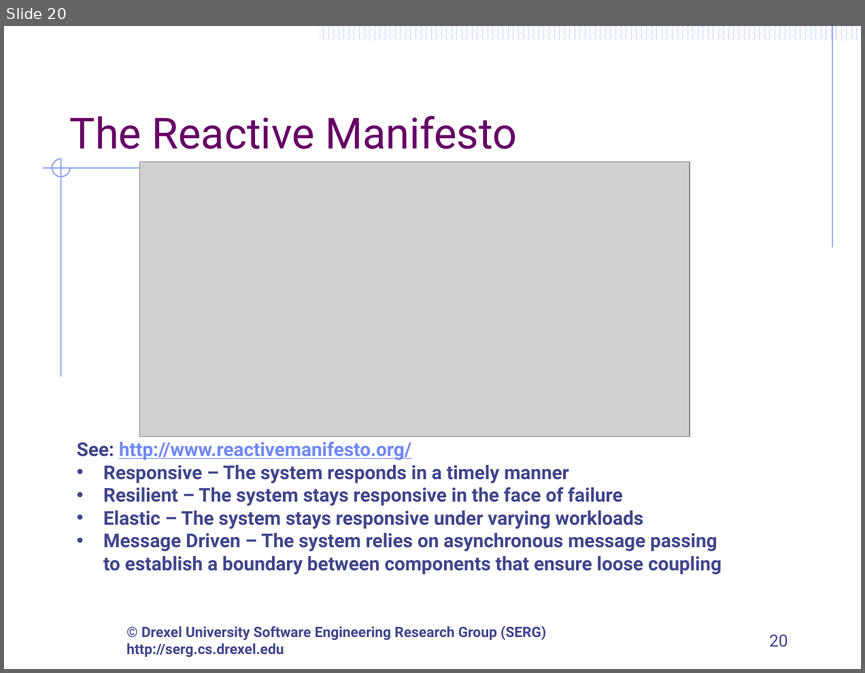
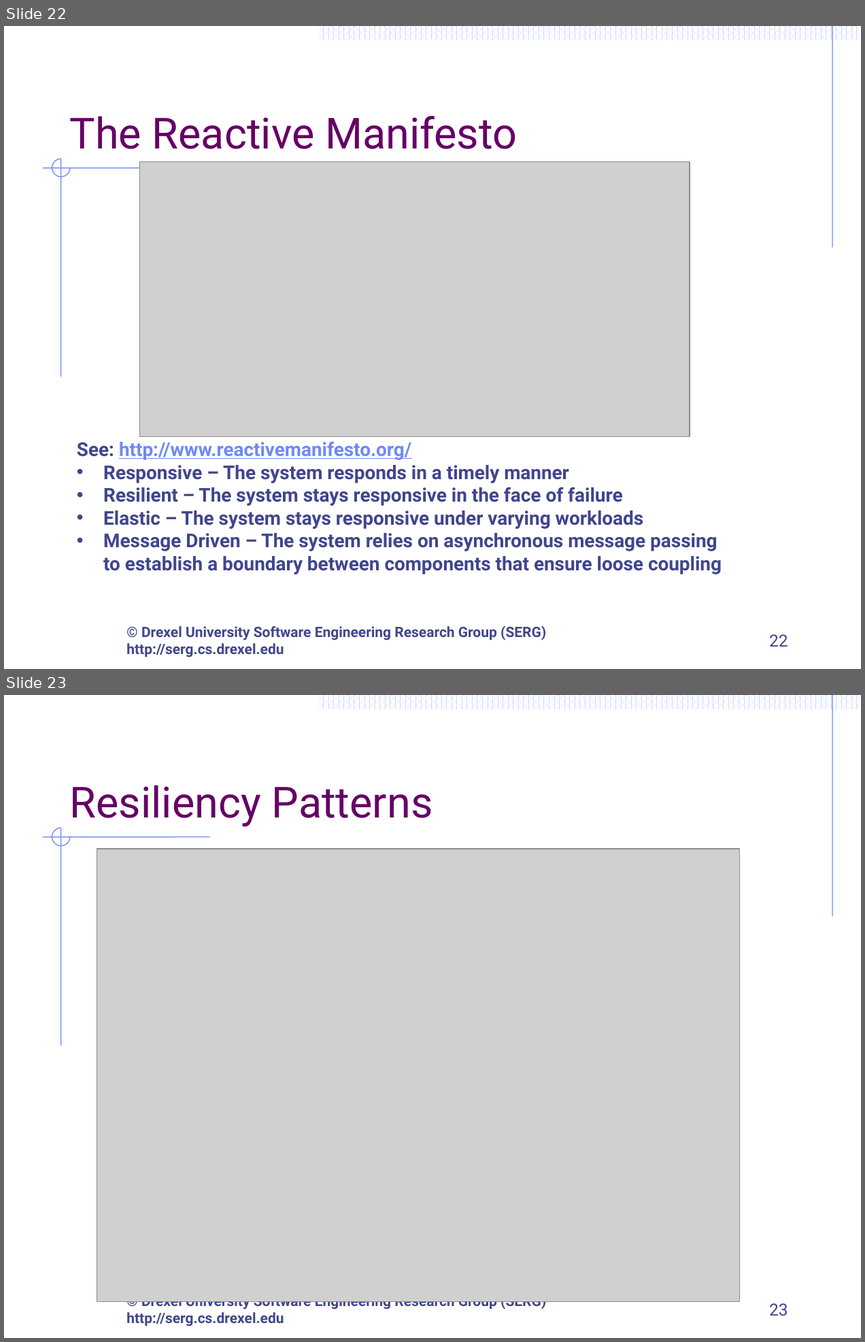
Before and after one commit to ArchitectingSoftware/CS575-SoftwareDesign, a slide deck: Lectures/M1-CourseOverview.pptx. Shown one above the other, each under a label of ours: slide 20 before the commit, slides 22 and 23 after it. The pictures are 865x673 and 865x1342 pixels, drawn with LibreOffice and Linux fonts; fonts in the diff are those of the drawing; grey boxes stand for pictures; background and template pictures are left out. Boxes give left, top, right and bottom in pixels: in the first picture for what was removed or moved away, otherwise in the second. Text is boxed around its words. In the diff, an @@ line names an element or a change of style, - is before the commit and + after.

```diff
--- a/Lectures/M1-CourseOverview.pptx
+++ b/Lectures/M1-CourseOverview.pptx
@@ slide 23 added at <box>4,695,861,1338</box>, background #FFFFFF; not listed: 57 template elements that a slide beside it also shows @@
@@ title added at <box>70,785,433,827</box>, 36 pt, text #660066 @@
+Resiliency Patterns
@@ picture added at <box>96,849,739,1301</box> @@
@@ page number added at <box>769,1303,788,1316</box>, 14 pt, text #40458C @@
+23
@@ what was slide 20 is now slide 22 @@
@@ page number at <box>769,634,788,646</box>: text changed @@
-20
+22
```
Also in this commit, not shown: 5 slides changed, 6 other slides added, 1 slide removed, 1 other file.
